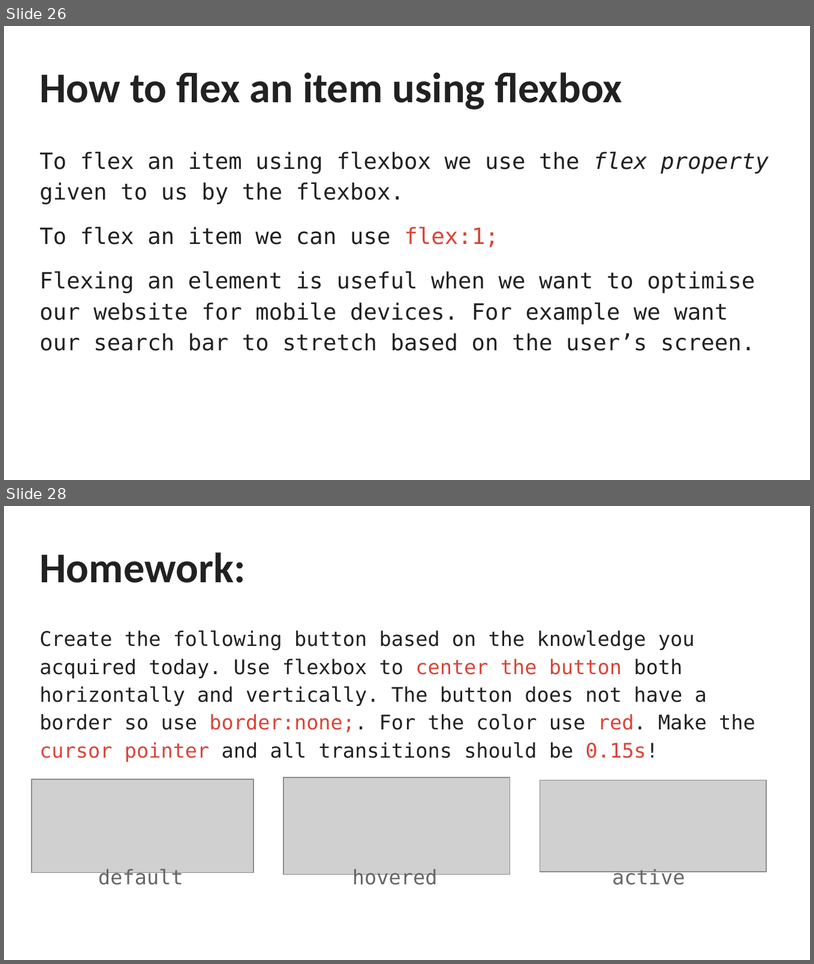
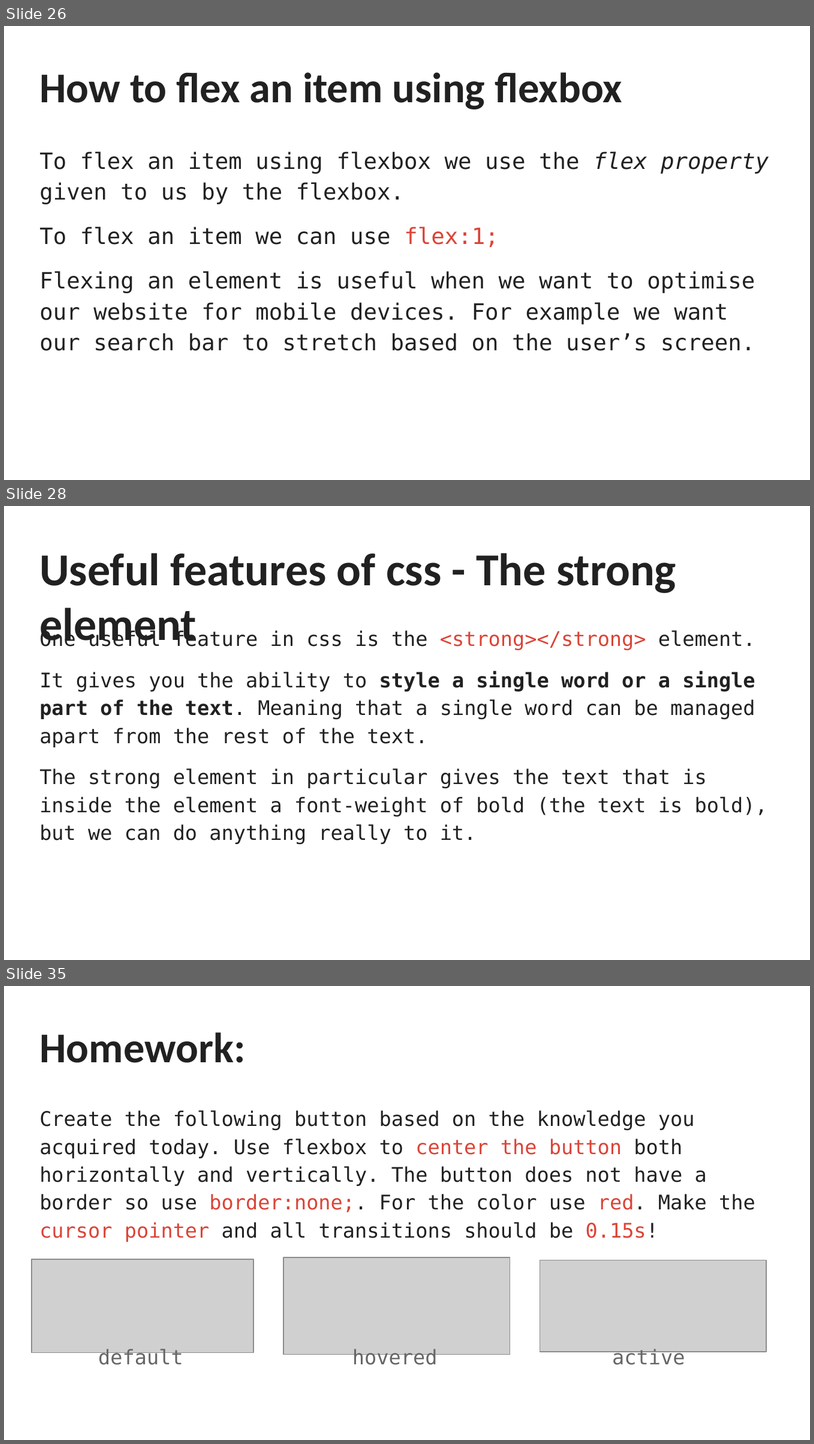
Before and after one commit to YorDN/HTML-CSS-Course, a slide deck: HTML & CSS 101.pptx. Shown one above the other, each under a label of ours: slides 26 and 28 before the commit, slides 26, 28 and 35 after it; the slides between them are not shown. The pictures are 814x964 and 814x1444 pixels, drawn with LibreOffice and Linux fonts; fonts in the diff are those of the drawing; grey boxes stand for pictures. Boxes give left, top, right and bottom in pixels: in the first picture for what was removed or moved away, otherwise in the second. Text is boxed around its words. In the diff, an @@ line names an element or a change of style, - is before the commit and + after.

```diff
--- a/HTML & CSS 101.pptx
+++ b/HTML & CSS 101.pptx
@@ slide 28 added at [4, 506, 810, 960], background #FFFFFF @@
@@ title added at [39, 553, 677, 646], 40.8 pt, text #212121, bold @@
+Useful features of css - The strong element
@@ text added at [39, 629, 768, 844], 18 pt, text #212121 @@
+One useful feature in css is the <strong></strong> element.
+It gives you the ability to style a single word or a single part of the text. Meaning that a single word can be managed apart from the rest of the text.
+The strong element in particular gives the text that is inside the element a font-weight of bold (the text is bold), but we can do anything really to it.
@@ what was slide 28 is now slide 35 @@
```
Also in this commit, not shown: 2 slides changed, 6 other slides added, 1 other file.
